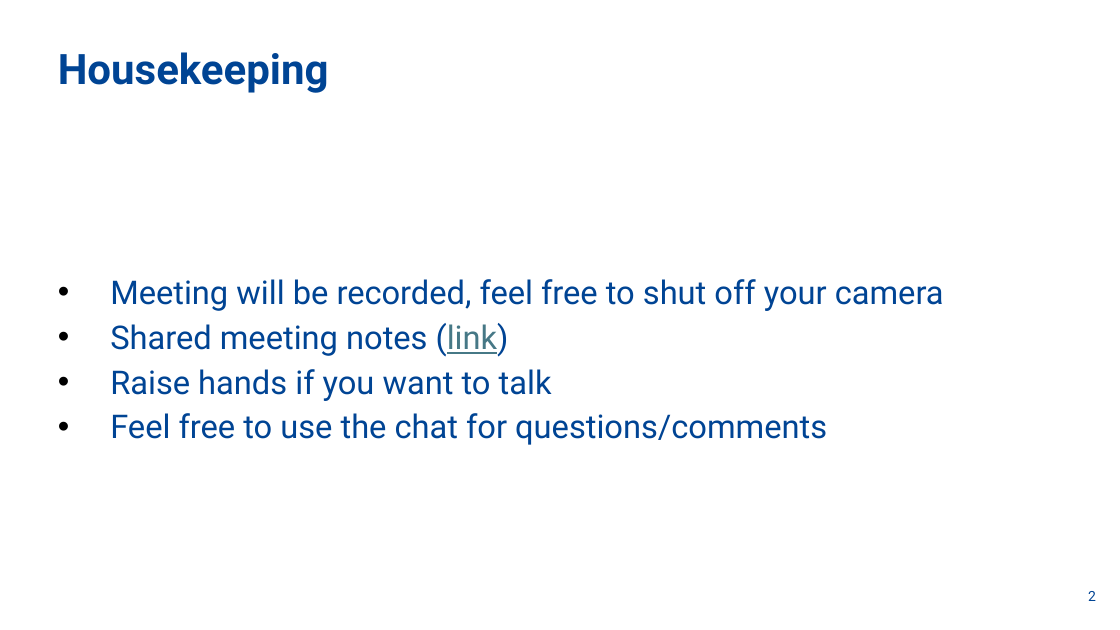
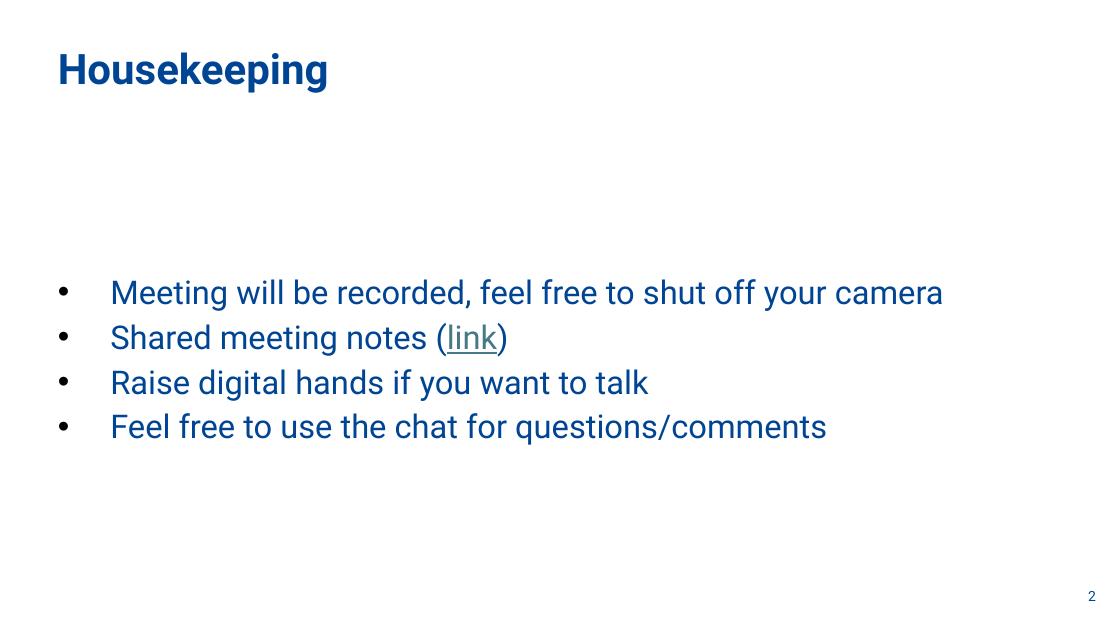
Before and after one commit to rspace-os/community, a slide deck: slide 2 of office-hours/2025-03-05 RSpace open source office hours #1.pptx. Drawn at 1120x630 pixels with LibreOffice and Linux fonts; fonts in the diff are those of the drawing; background and template pictures are left out. Boxes give left, top, right and bottom in pixels: in the first picture for what was removed or moved away, otherwise in the second. Text is boxed around its words. In the diff, an @@ line names an element or a change of style, - is before the commit and + after.

```diff
--- a/office-hours/2025-03-05 RSpace open source office hours #1.pptx
+++ b/office-hours/2025-03-05 RSpace open source office hours #1.pptx
@@ text at [110, 369, 649, 401]: text changed @@
-• Raise hands if you want to talk
+• Raise digital hands if you want to talk
```
Also in this commit, not shown: 7 other slides changed.
